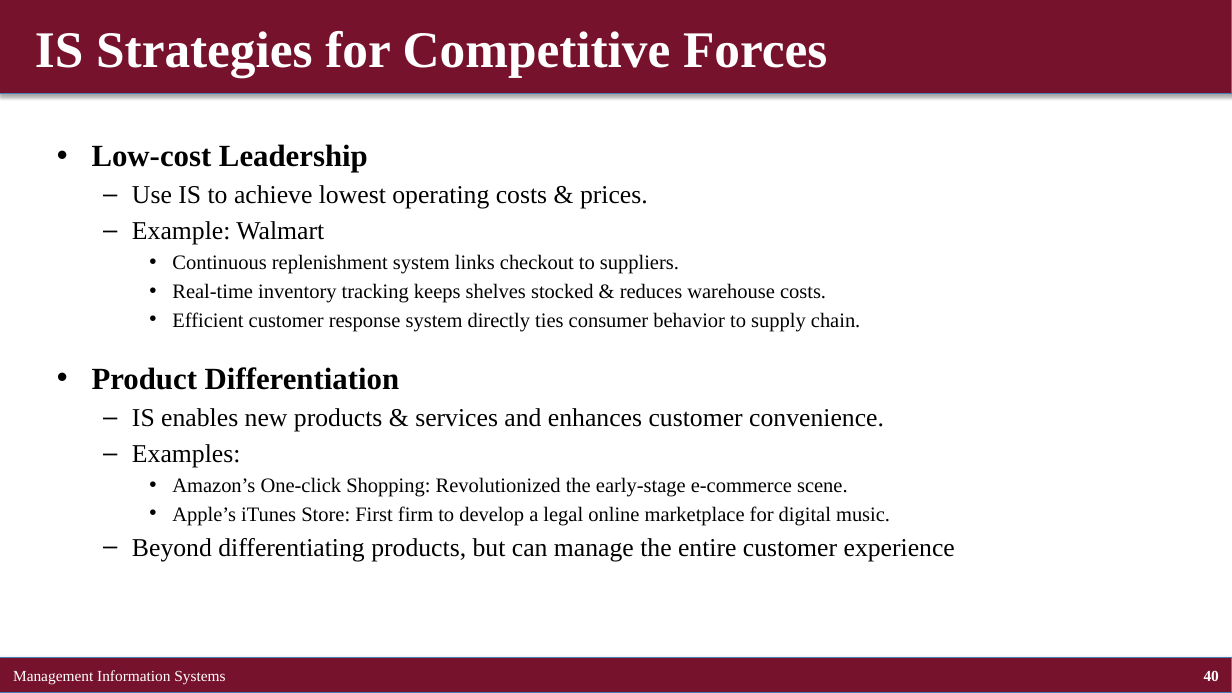
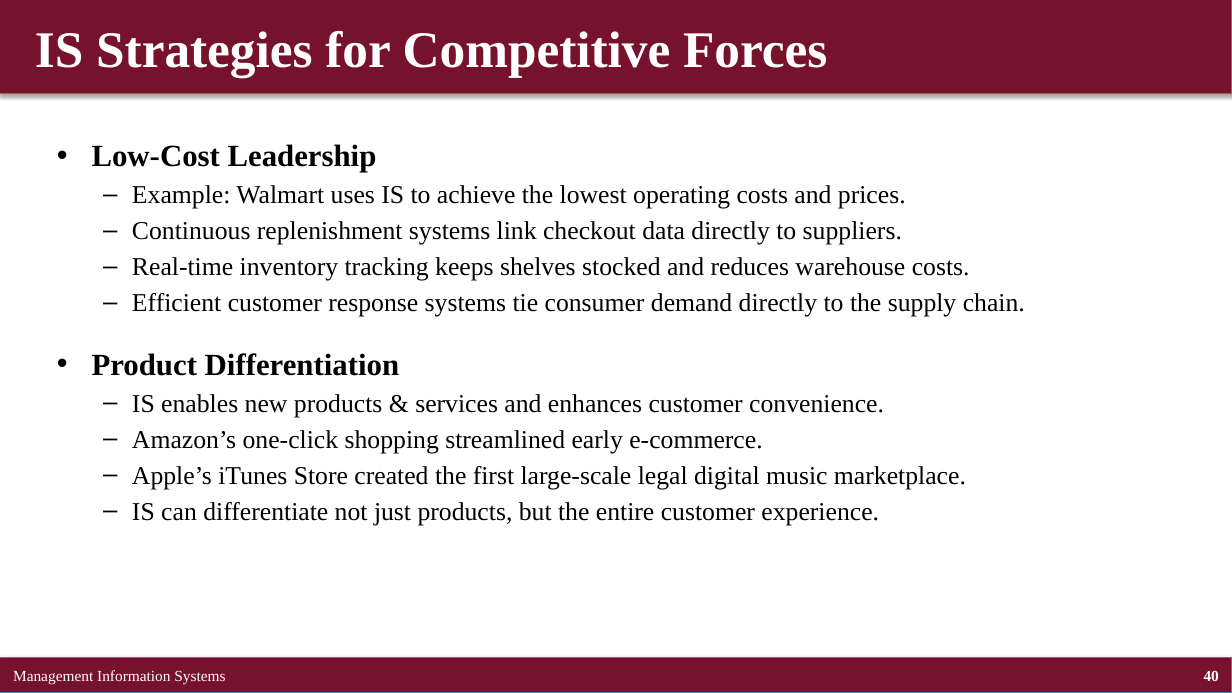
Before and after one commit to brianhwpark/brianhwpark.github.io, a slide deck: slide 40 of files/teaching-resources/concordiacollege-busn-315/busn-315-lecture-note/busn315-ch03.pptx. Drawn at 1232x693 pixels with LibreOffice and Linux fonts; fonts in the diff are those of the drawing. Boxes give left, top, right and bottom in pixels: in the first picture for what was removed or moved away, otherwise in the second. Text is boxed around its words. In the diff, an @@ line names an element or a change of style, - is before the commit and + after.

```diff
--- a/files/teaching-resources/concordiacollege-busn-315/busn-315-lecture-note/busn315-ch03.pptx
+++ b/files/teaching-resources/concordiacollege-busn-315/busn-315-lecture-note/busn315-ch03.pptx
@@ text at (x1=92, y1=144, x2=1025, y2=317): text changed; size 16 to 20 pt @@
-• Low-cost Leadership
-  – Use IS to achieve lowest operating costs & prices.
-  – Example: Walmart
-    • Continuous replenishment system links checkout to suppliers.
-    • Real-time inventory tracking keeps shelves stocked & reduces warehouse costs.
-    • Efficient customer response system directly ties consumer behavior to supply chain.
+• Low-Cost Leadership
+  – Example: Walmart uses IS to achieve the lowest operating costs and prices.
+  – Continuous replenishment systems link checkout data directly to suppliers.
+  – Real-time inventory tracking keeps shelves stocked and reduces warehouse costs.
+  – Efficient customer response systems tie consumer demand directly to the supply chain.
@@ text at (x1=132, y1=430, x2=966, y2=525): text changed; size 16 to 20 pt @@
-  – Examples:
-    • Amazon’s One-click Shopping: Revolutionized the early-stage e-commerce scene.
-    • Apple’s iTunes Store: First firm to develop a legal online marketplace for digital music.
-  – Beyond differentiating products, but can manage the entire customer experience
+  – Amazon’s one-click shopping streamlined early e-commerce.
+  – Apple’s iTunes Store created the first large-scale legal digital music marketplace.
+  – IS can differentiate not just products, but the entire customer experience.
```
Also in this commit, not shown: 46 other slides changed, 5 slides added, 5 slides removed, 8 other files.
